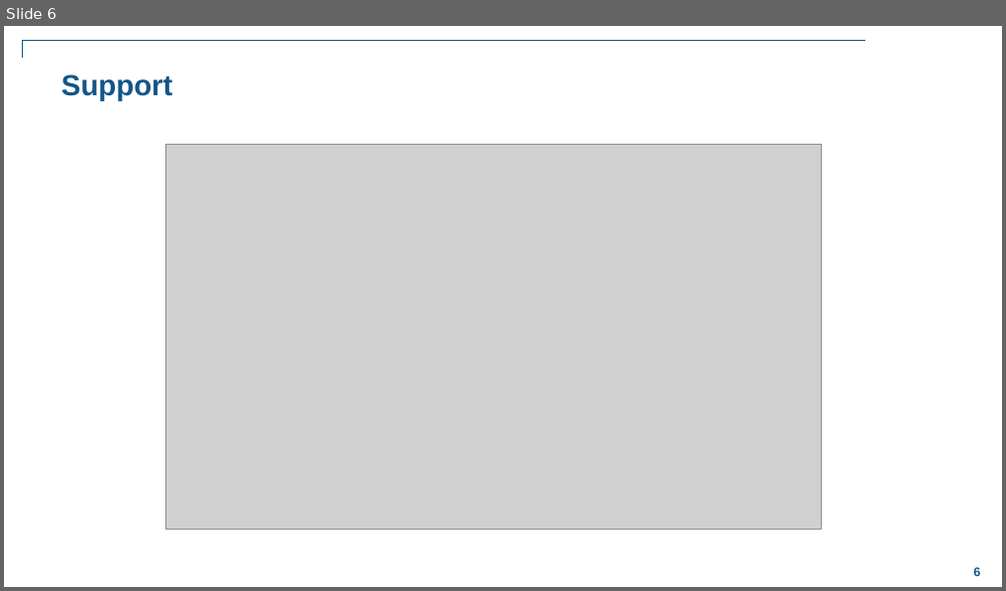
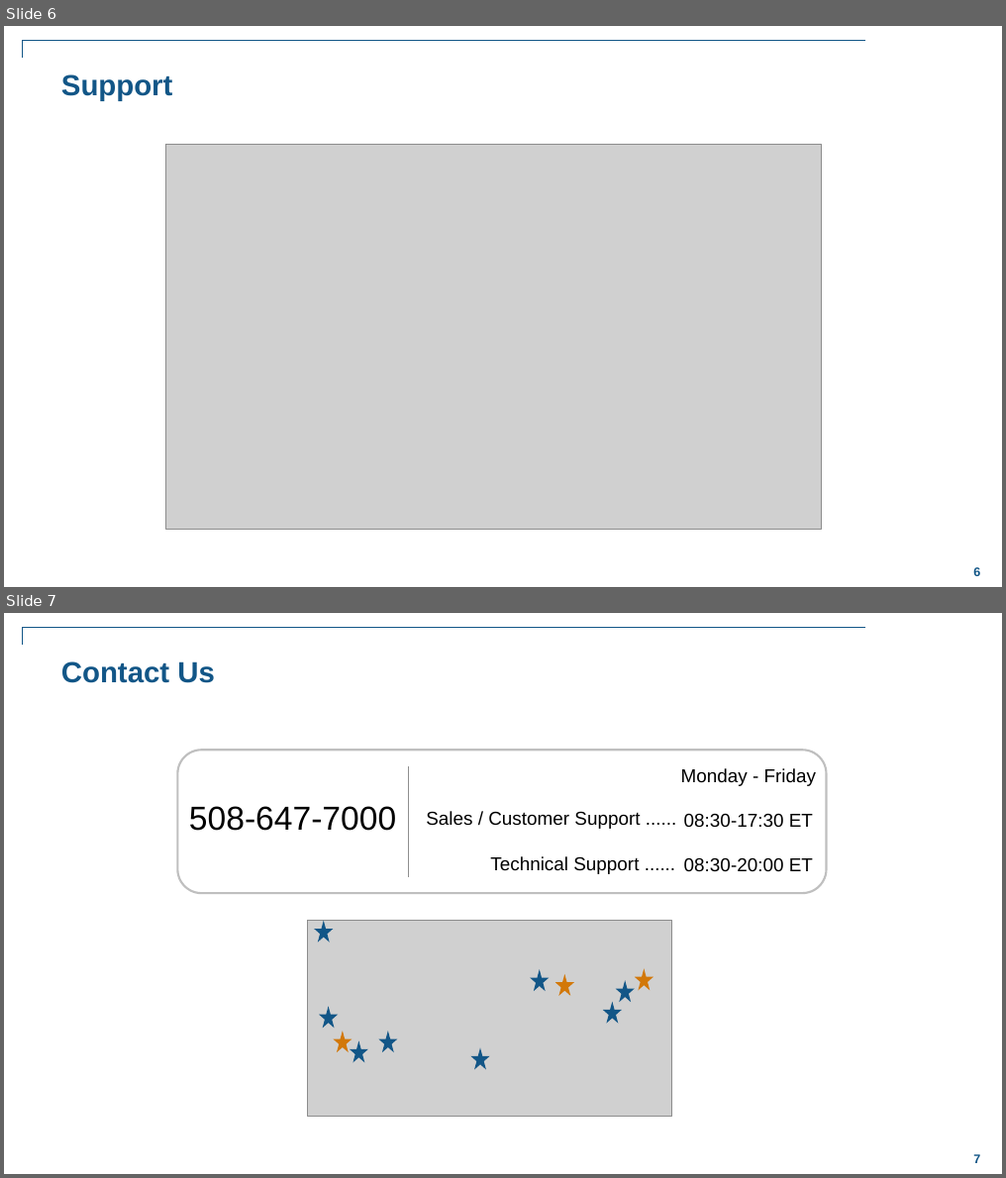
Before and after one commit to craigborg/firstLMCO, a slide deck: Presentation/PowerPoint/template.pptx. Shown one above the other, each under a label of ours: slide 6 before the commit, slides 6 and 7 after it. The pictures are 1006x591 and 1006x1178 pixels, drawn with LibreOffice and Linux fonts; fonts in the diff are those of the drawing; grey boxes stand for pictures; background and template pictures are left out. Boxes give left, top, right and bottom in pixels: in the first picture for what was removed or moved away, otherwise in the second. Text is boxed around its words. In the diff, an @@ line names an element or a change of style, - is before the commit and + after.

Commit message:
edits to the PowerPoint

```diff
--- a/Presentation/PowerPoint/template.pptx
+++ b/Presentation/PowerPoint/template.pptx
@@ slide 7 added at [4,613,1002,1174], background #FFFFFF; not listed: 2 template elements that a slide beside it also shows @@
@@ title added at [61,662,215,683], 28 pt, text #125687, bold @@
+Contact Us
@@ group added at [177,750,827,894]: 4 texts, 1 rounded rectangle, 1 line @@
+  508-647-7000
+Monday - Friday
+08:30-17:30 ET
+  08:30-20:00 ET
+  Sales / Customer Support ......
+  Technical Support ......
@@ group added at [307,921,672,1117]: 11 stars, 1 picture @@
```
